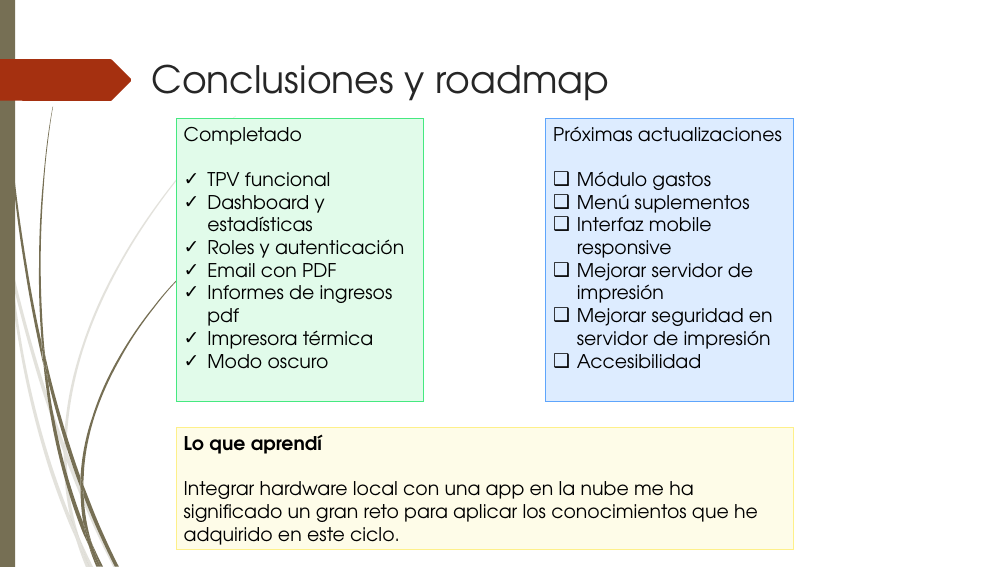
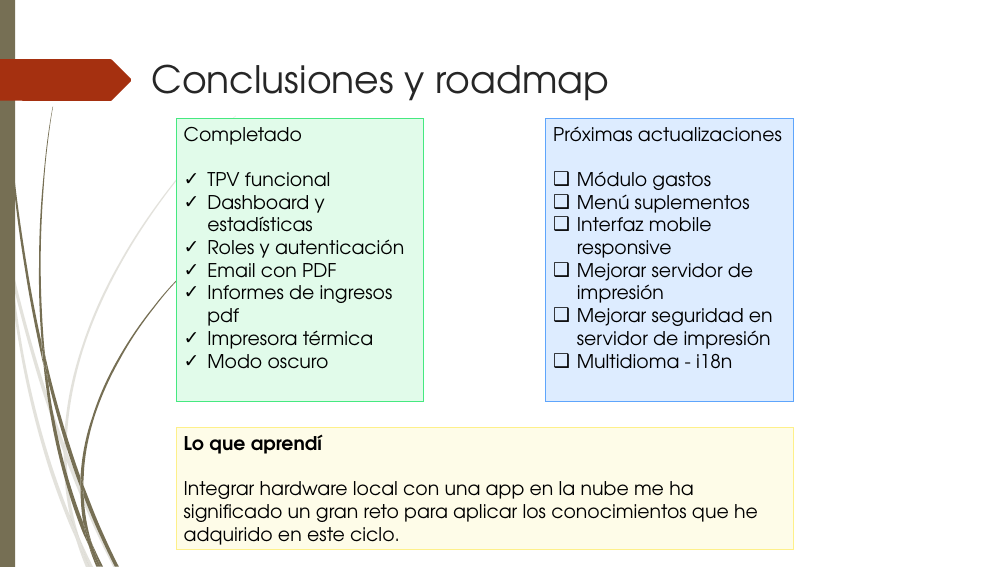
Before and after one commit to fumetria/DAW_Proyecto_Final, a slide deck: slide 8 of documentacion proyecto/Presentacion_proyecto.pptx. Drawn at 1008x567 pixels with LibreOffice and Linux fonts; fonts in the diff are those of the drawing. Boxes give left, top, right and bottom in pixels: in the first picture for what was removed or moved away, otherwise in the second. Text is boxed around its words. In the diff, an @@ line names an element or a change of style, - is before the commit and + after.

Commit message:
docs: actualizado presentacion y exportado a pdf

```diff
--- a/documentacion proyecto/Presentacion_proyecto.pptx
+++ b/documentacion proyecto/Presentacion_proyecto.pptx
@@ text in rectangle at bbox=[577, 348, 732, 369]: text changed @@
-❑ Accesibilidad
+❑ Multidioma - i18n
```
Also in this commit, not shown: 1 other file.
